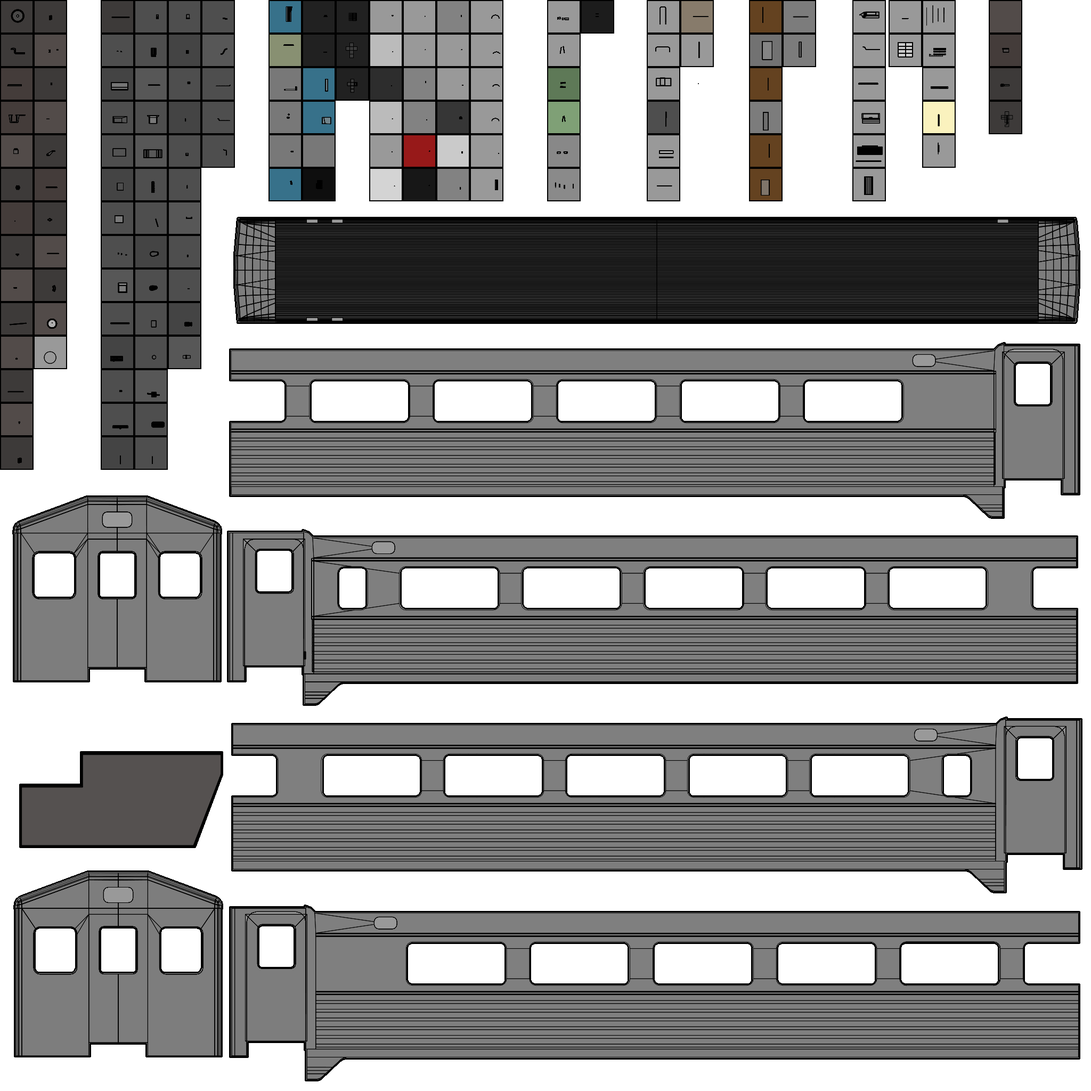
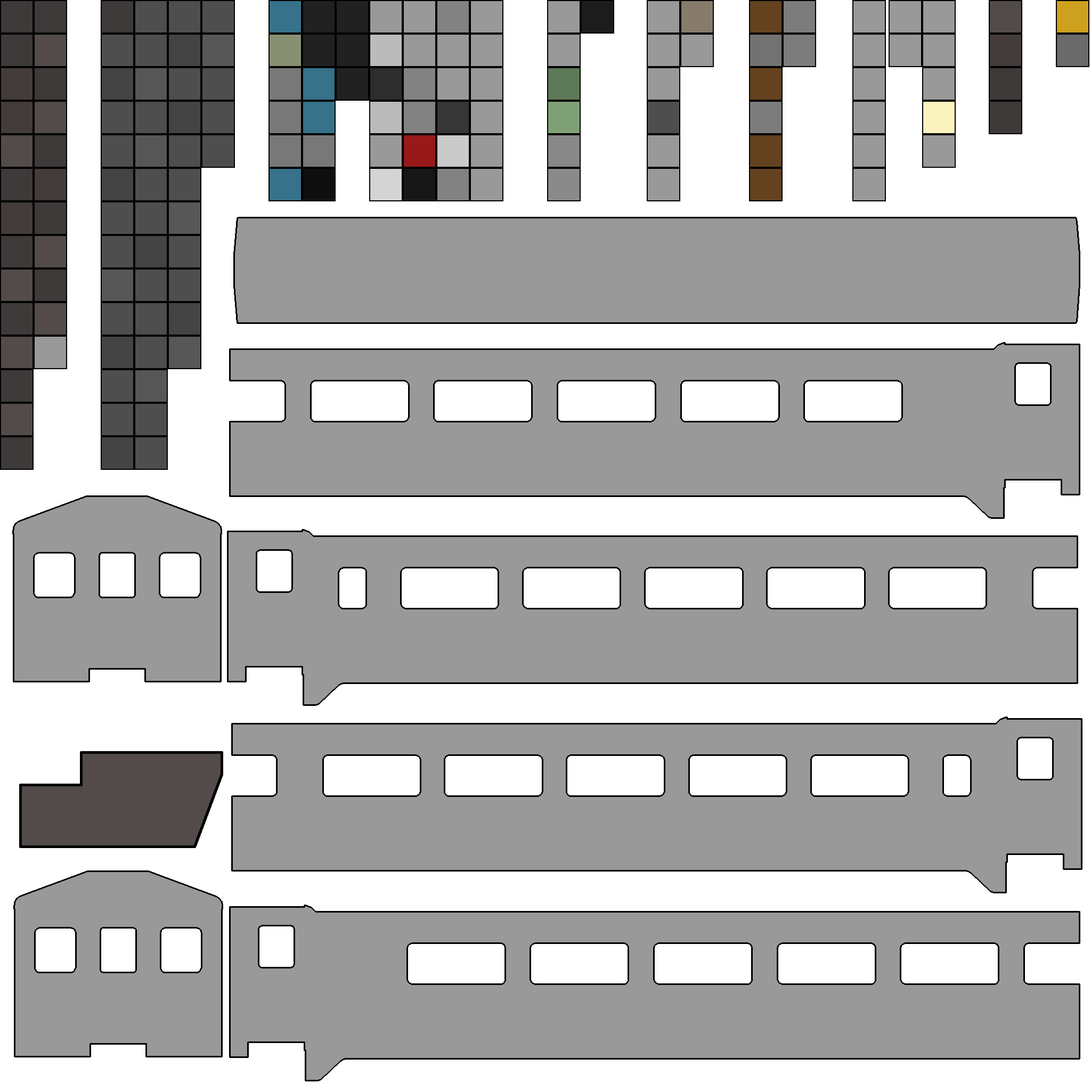
Layers edited between the first and the second 1091 × 1091 image:
hid "uv0.png" over (6, 5, 1082, 1081)
painted on "texture0" over (1056, 0, 1090, 68)
